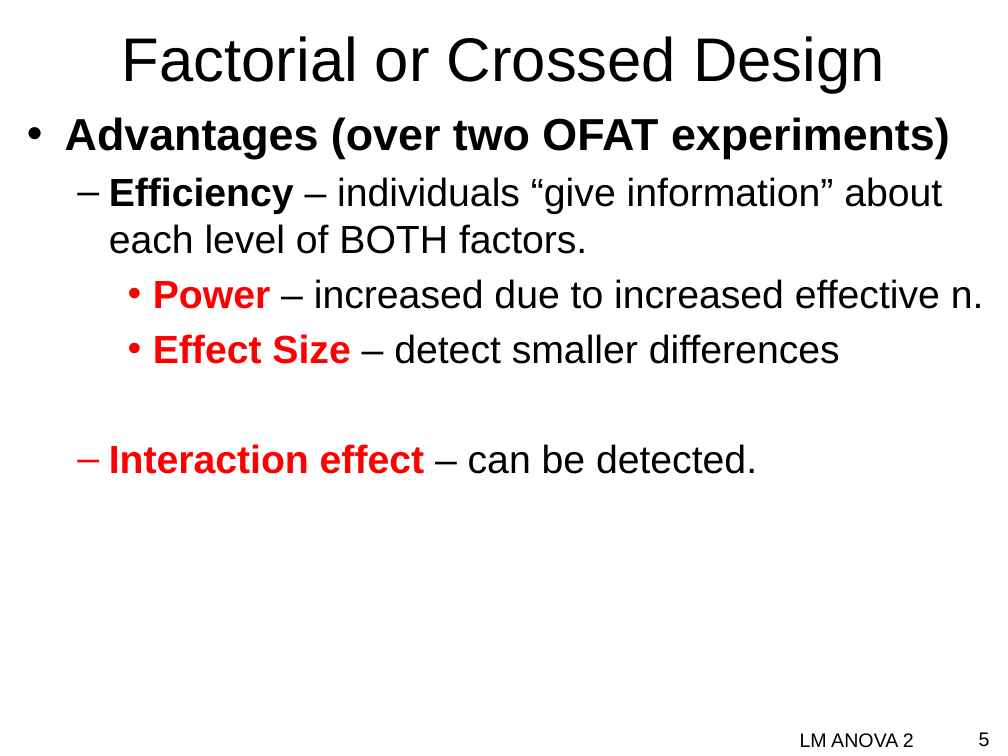
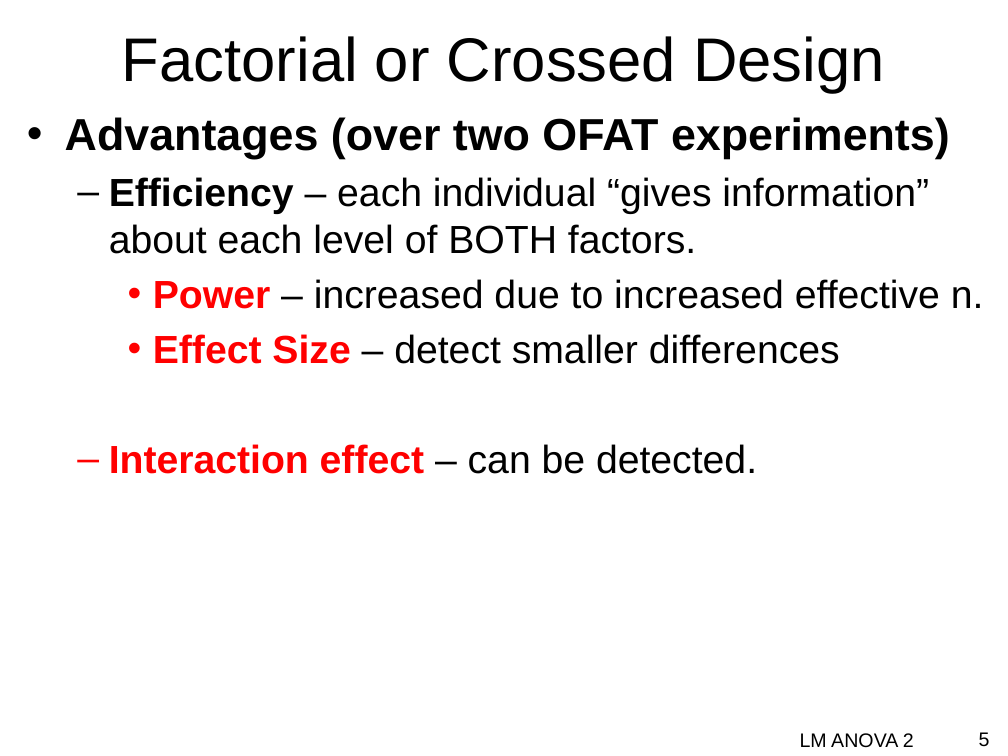
Before and after one commit to droglenc/NCMTH207, a slide deck: slide 5 of modules/Anova-2Way/PPT.pptx. Drawn at 1008x756 pixels with LibreOffice and Linux fonts; fonts in the diff are those of the drawing; background and template pictures are left out. Boxes give left, top, right and bottom in pixels: in the first picture for what was removed or moved away, otherwise in the second. Text is boxed around its words. In the diff, an @@ line names an element or a change of style, - is before the commit and + after.

```diff
--- a/modules/Anova-2Way/PPT.pptx
+++ b/modules/Anova-2Way/PPT.pptx
@@ text at [109,177,929,254]: text changed @@
-  – Efficiency – individuals “give information” about each level of BOTH factors.
+  – Efficiency – each individual “gives information” about each level of BOTH factors.
```
Also in this commit, not shown: 1 other slide changed.
